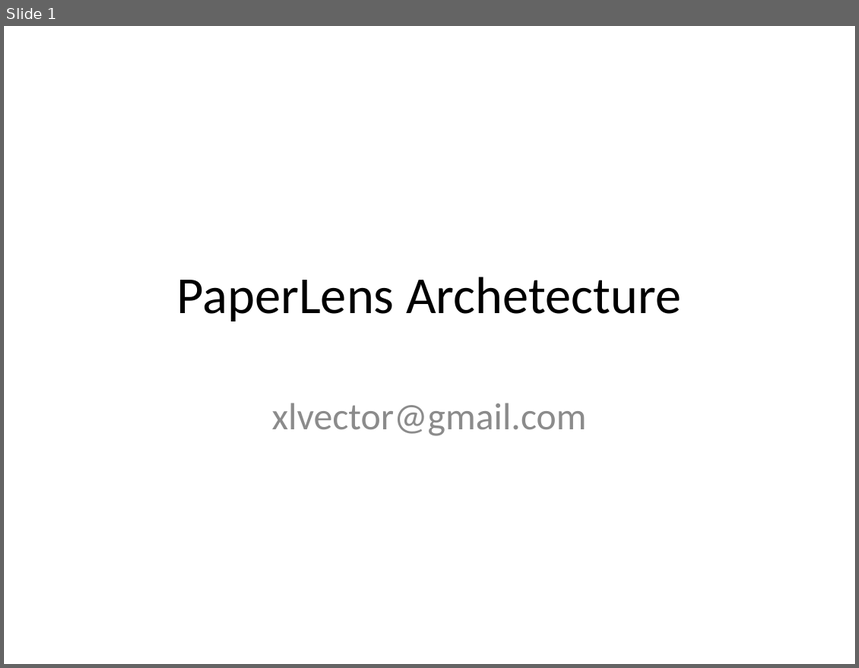
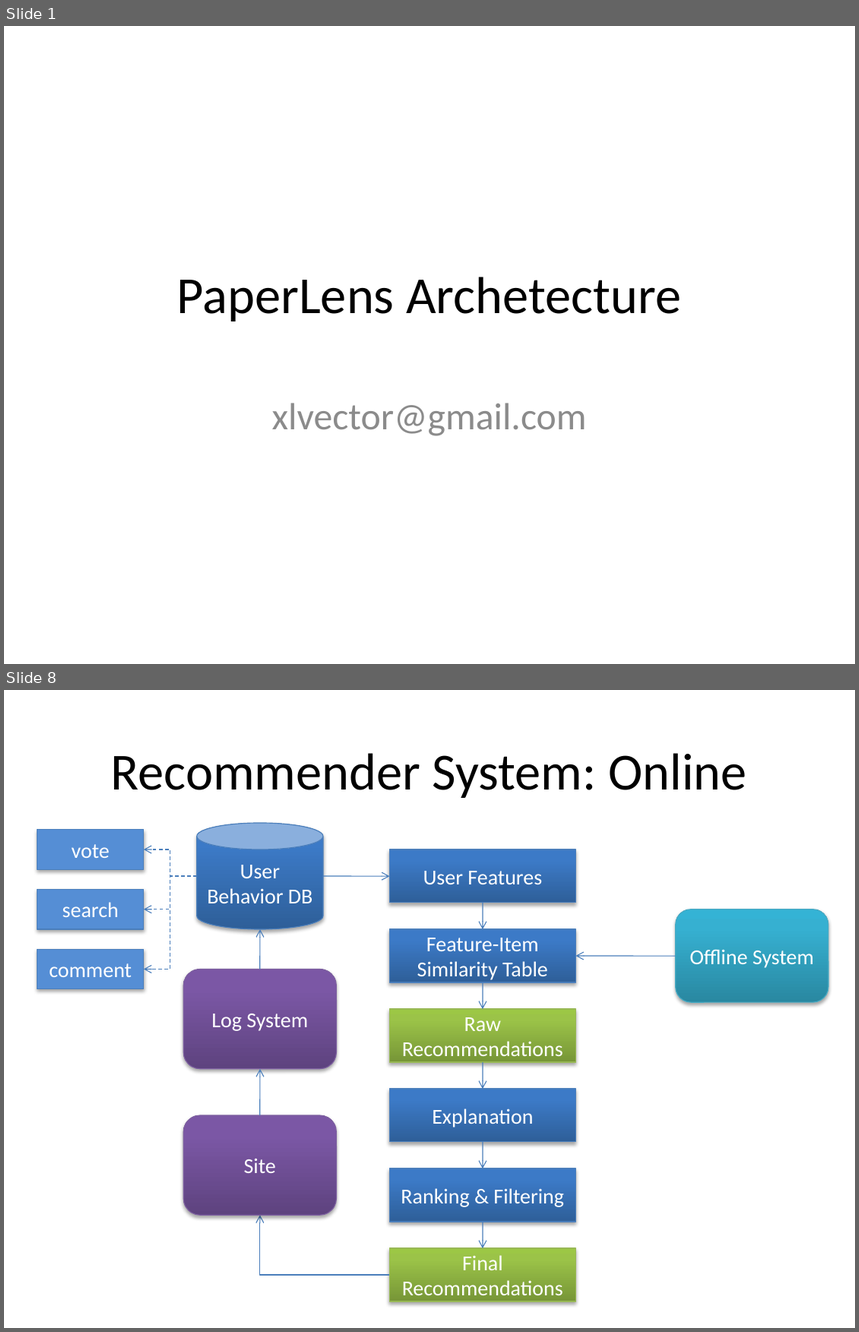
Before and after one commit to amumu-dev/paperlens, a slide deck: doc/PPT/PaperLens Archetecture.pptx. Shown one above the other, each under a label of ours: slide 1 before the commit, slides 1 and 8 after it; the slides between them are not shown. The pictures are 859x668 and 859x1332 pixels, drawn with LibreOffice and Linux fonts; fonts in the diff are those of the drawing. Boxes give left, top, right and bottom in pixels: in the first picture for what was removed or moved away, otherwise in the second. Text is boxed around its words. In the diff, an @@ line names an element or a change of style, - is before the commit and + after.

```diff
--- a/doc/PPT/PaperLens Archetecture.pptx
+++ b/doc/PPT/PaperLens Archetecture.pptx
@@ slide 8 added at bbox=[4, 690, 855, 1328], background #FFFFFF @@
@@ title added at bbox=[111, 753, 747, 798], 44 pt, text #000000 @@
+Recommender System: Online
@@ cylinder added at bbox=[197, 823, 323, 929], fill gradient #2F5F99 to #3D7CC7 to #3A7CCB, outline #4B7EBC 0.75 pt, 18 pt, text #FFFFFF @@
+User Behavior DB
@@ rectangle added at bbox=[37, 830, 144, 869], fill #558ED5, outline #4B7EBC 0.75 pt, 18 pt, text #FFFFFF @@
+vote
@@ elbow arrow added from (197, 876) to (144, 849), #4B7EBC 0.75 pt dashed @@
@@ rectangle added at bbox=[389, 849, 576, 903], fill gradient #2F5F99 to #3D7CC7 to #3A7CCB, outline #4B7EBC 0.75 pt, 18 pt, text #FFFFFF @@
+User Features
@@ rectangle added at bbox=[37, 889, 144, 929], fill #558ED5, outline #4B7EBC 0.75 pt, 18 pt, text #FFFFFF @@
+search
@@ elbow arrow added from (197, 876) to (144, 910), #4B7EBC 0.75 pt dashed @@
@@ elbow arrow added from (197, 876) to (144, 969), #4B7EBC 0.75 pt dashed @@
@@ arrow added from (323, 876) to (389, 876), #4B7EBC 0.75 pt @@
@@ arrow added from (484, 903) to (482, 929), #4B7EBC 0.75 pt @@
@@ rounded rectangle added at bbox=[676, 910, 829, 1002], fill gradient #2A88A2 to #37B1D2 to #34B4D6, outline #46AAC5 0.75 pt, 18 pt, text #FFFFFF @@
+Offline System
@@ arrow added from (260, 969) to (260, 929), #4B7EBC 0.75 pt @@
@@ rectangle added at bbox=[389, 929, 576, 983], fill gradient #2F5F99 to #3D7CC7 to #3A7CCB, outline #4B7EBC 0.75 pt, 18 pt, text #FFFFFF @@
+Feature-Item Similarity Table
@@ rectangle added at bbox=[37, 950, 144, 989], fill #558ED5, outline #4B7EBC 0.75 pt, 18 pt, text #FFFFFF @@
+comment
@@ arrow added from (676, 957) to (576, 955), #4B7EBC 0.75 pt @@
@@ rounded rectangle added at bbox=[183, 969, 337, 1068], fill gradient #5F4480 to #7B58A6 to #7C57A8, outline #7D60A0 0.75 pt, 18 pt, text #FFFFFF @@
+Log System
@@ arrow added from (484, 983) to (482, 1009), #4B7EBC 0.75 pt @@
@@ rectangle added at bbox=[389, 1009, 576, 1063], fill gradient #779737 to #9BC348 to #9DC746, outline #98B955 0.75 pt, 18 pt, text #FFFFFF @@
+Raw Recommendations
@@ arrow added from (260, 1116) to (260, 1068), #4B7EBC 0.75 pt @@
@@ arrow added from (484, 1063) to (482, 1089), #4B7EBC 0.75 pt @@
@@ rectangle added at bbox=[389, 1089, 576, 1143], fill gradient #2F5F99 to #3D7CC7 to #3A7CCB, outline #4B7EBC 0.75 pt, 18 pt, text #FFFFFF @@
+Explanation
@@ rounded rectangle added at bbox=[183, 1116, 337, 1215], fill gradient #5F4480 to #7B58A6 to #7C57A8, outline #7D60A0 0.75 pt, 18 pt, text #FFFFFF @@
+Site
@@ arrow added from (484, 1142) to (482, 1170), #4B7EBC 0.75 pt @@
@@ rectangle added at bbox=[389, 1170, 576, 1223], fill gradient #2F5F99 to #3D7CC7 to #3A7CCB, outline #4B7EBC 0.75 pt, 18 pt, text #FFFFFF @@
+Ranking & Filtering
@@ elbow arrow added from (389, 1276) to (260, 1215), #4B7EBC 0.75 pt @@
@@ arrow added from (484, 1222) to (482, 1249), #4B7EBC 0.75 pt @@
@@ rectangle added at bbox=[389, 1249, 576, 1302], fill gradient #779737 to #9BC348 to #9DC746, outline #98B955 0.75 pt, 18 pt, text #FFFFFF @@
+Final Recommendations
```
Also in this commit, not shown: 10 other slides added.
